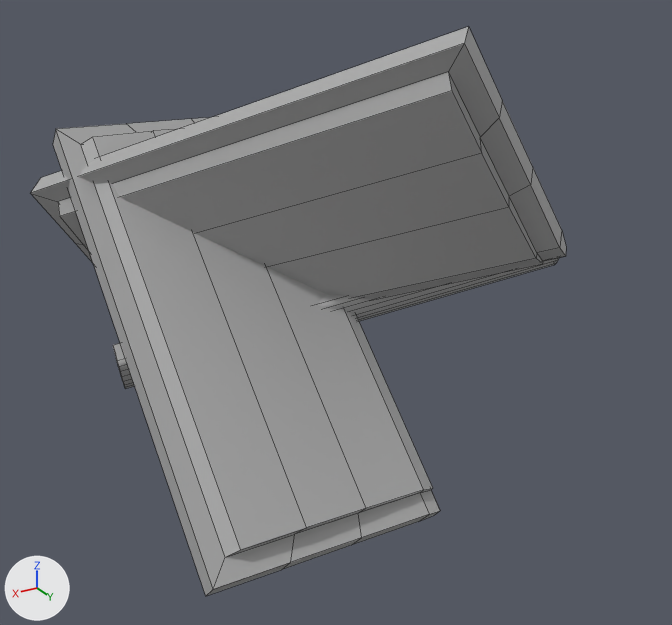
What one commit did to the FBX model Assets/3D Objects/Assets/TestingBookAnimation_001.fbx.
The view is the same before and after, from a 50 mm camera at (0.193, 0.415, 0.153) aimed at (0.01, 0.109, 0.001). The lights are fixed; the arrows at lower left show +X, +Y and +Z. Both versions are drawn at frame 105 of the action 'Take 001'; the numbers are the values there. Mesh edges are drawn as thin lines.
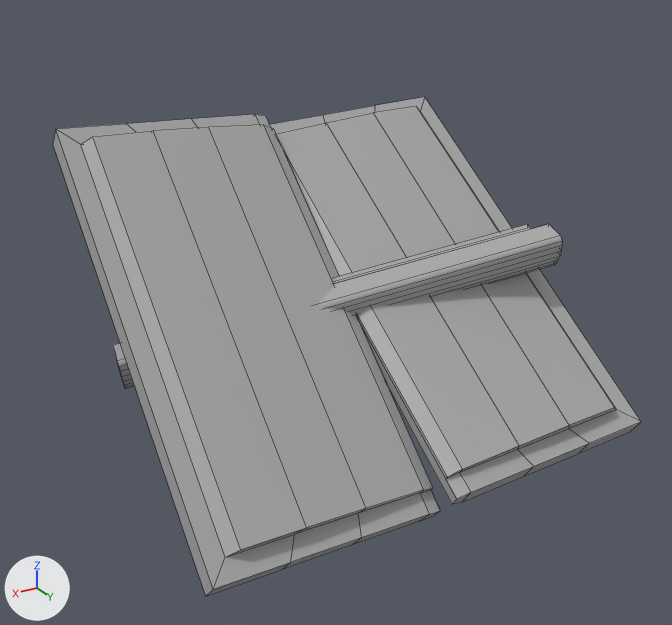
Changed parts and their boxes (x1, y1, x2, y2) in the pictures (672 x 625 px):
'pCube3', turned
    before: (31, 27, 566, 300)
    after: (269, 97, 641, 504)
'pCylinder2', unchanged, uncovered by the edit
    before: (113, 258, 559, 389)
    after: (113, 224, 562, 389)

What the commit changed:
Object 'pCube3' (ob_pcube3) turns from (-49, -57, -0.8) to (-55, -177, -0.9) degrees about x, y and z.
